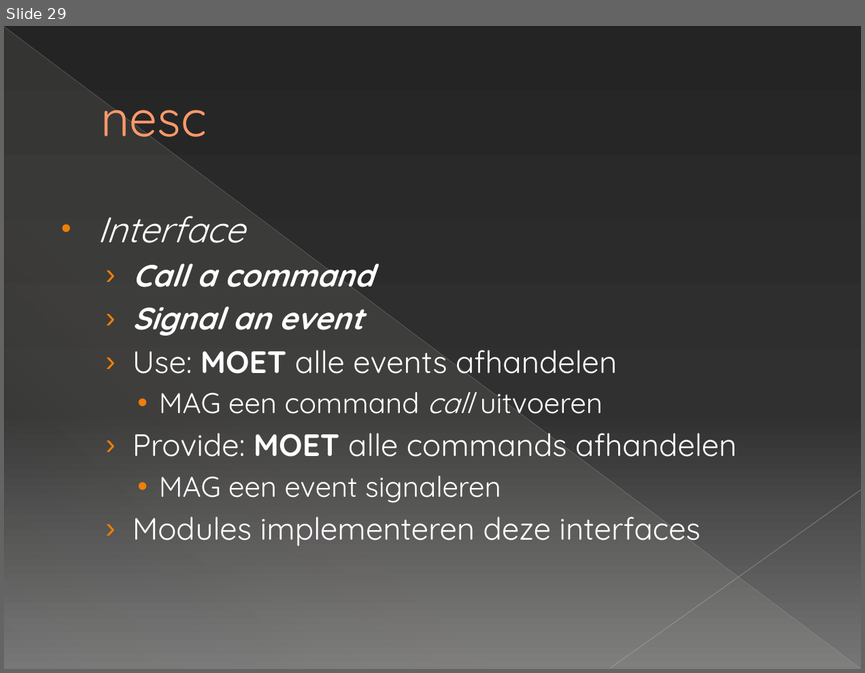
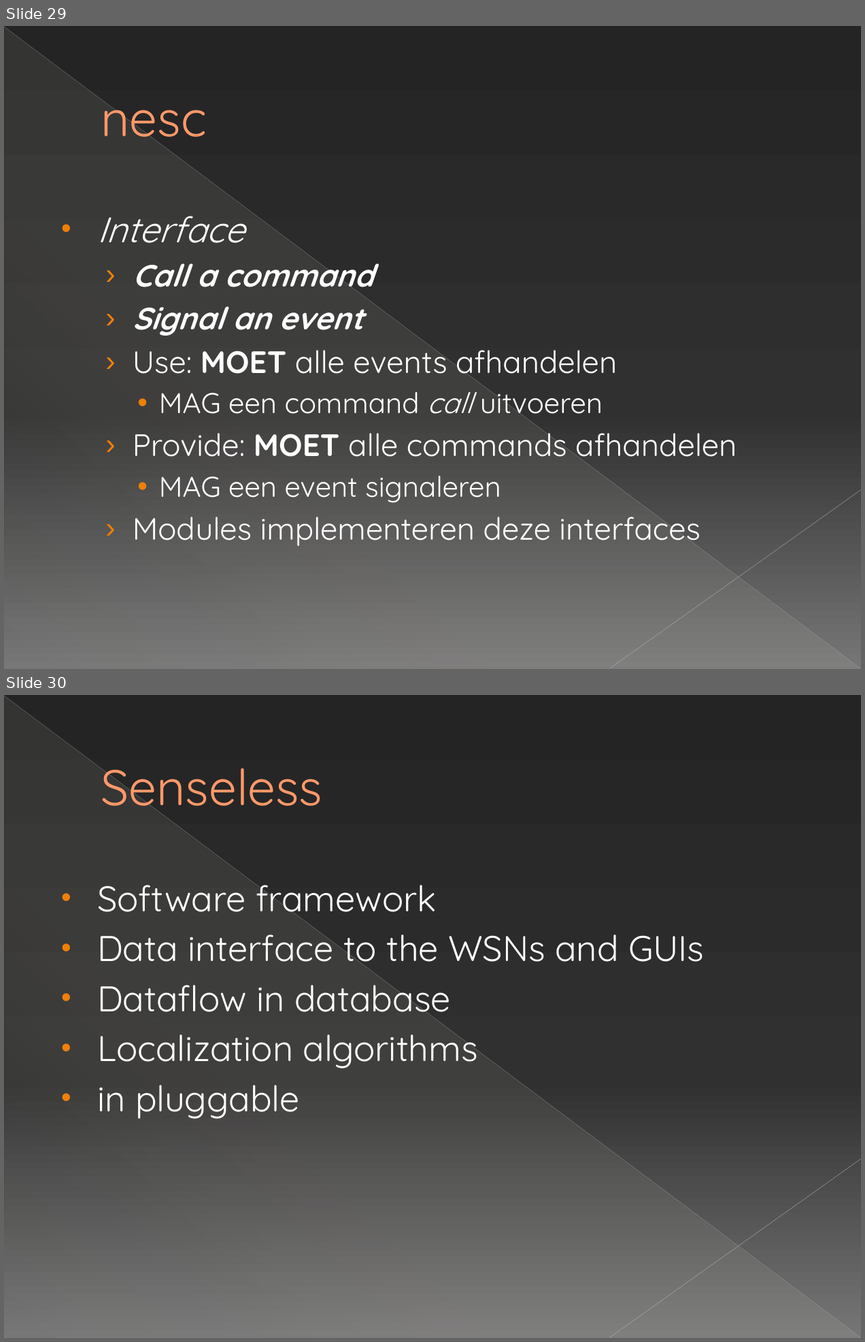
Before and after one commit to michelecorrea3/wsnlocalizationscala, a slide deck: Resources/WSN localization with Senseless framework.pptx. Shown one above the other, each under a label of ours: slide 29 before the commit, slides 29 and 30 after it. The pictures are 865x673 and 865x1342 pixels, drawn with LibreOffice and Linux fonts; fonts in the diff are those of the drawing. Boxes give left, top, right and bottom in pixels: in the first picture for what was removed or moved away, otherwise in the second. Text is boxed around its words. In the diff, an @@ line names an element or a change of style, - is before the commit and + after.

```diff
--- a/Resources/WSN localization with Senseless framework.pptx
+++ b/Resources/WSN localization with Senseless framework.pptx
@@ slide 30 added at (x1=4, y1=695, x2=861, y2=1338), background gradient #242424 to #303030 to #767676; not listed: 3 template elements that a slide beside it also shows @@
@@ title added at (x1=101, y1=768, x2=322, y2=818), 42 pt, text #FF9B6A @@
+Senseless
@@ text added at (x1=97, y1=884, x2=704, y2=1119), 30 pt, text #FFFFFF @@
+• Software framework
+• Data interface to the WSNs and GUIs
+• Dataflow in database
+• Localization algorithms
+• in pluggable
```
Also in this commit, not shown: 3 slides changed, 17 other slides added, 2 slides removed.
